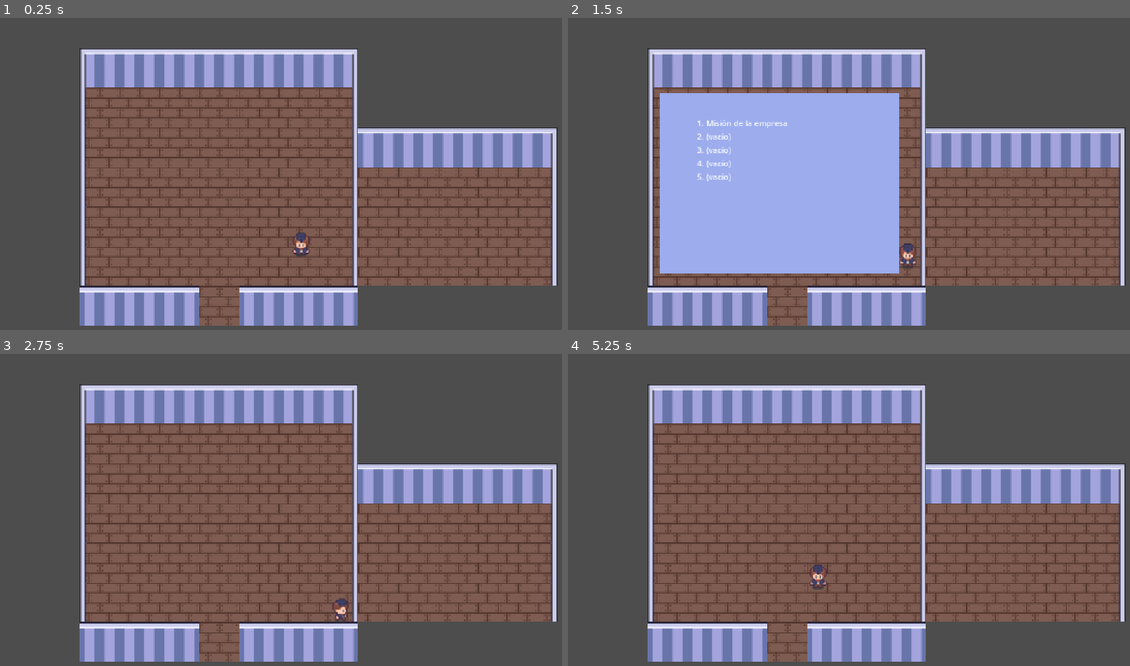
Above: before the commit, frames 1-4 (two rows, left to right).
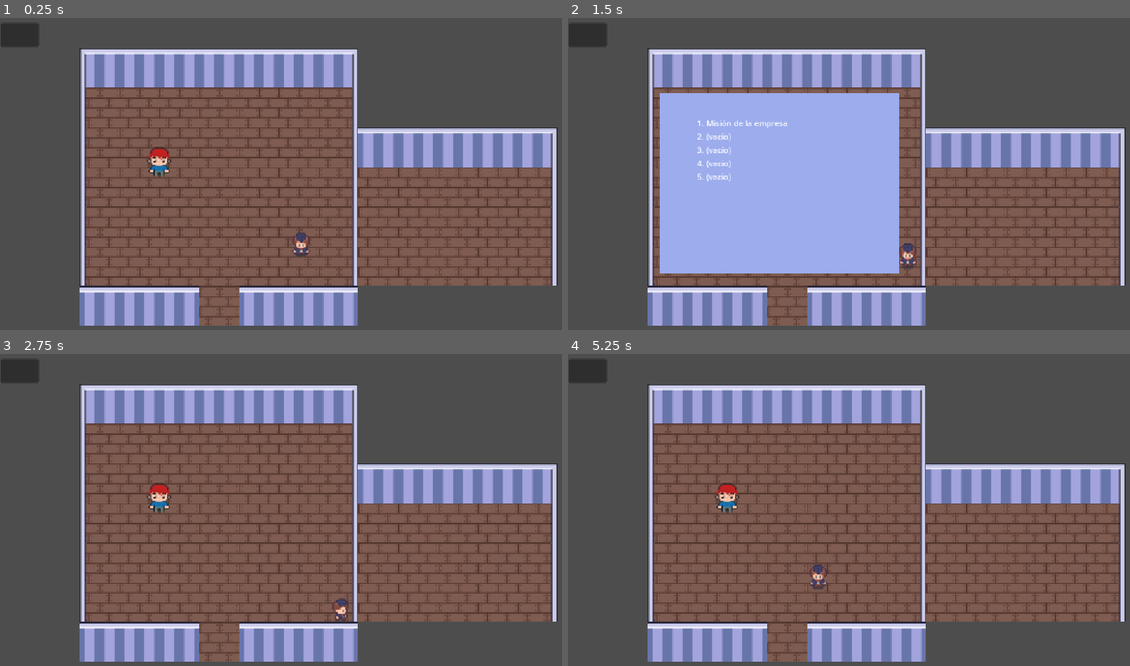
Above: after the commit, the same moments.

Repository: Laura26cal/UNlema
Game: Godot game, scene res://Scenes/Prueba.tscn
The game is run twice, just before and just after one commit, with the same random seed, the same clock (stepped at 60 frames per second) and the same inputs. This scene is started directly instead of the project's main scene.
Inputs:
- Up to frame 1 (0.25 s): no input
- Up to frame 2 (1.5 s): tap Enter (ui_accept) at 0.5, 0.77 s; hold Right (right) 0.53-1.28 s; hold I (libreta) 0.53-1.28 s; hold S (down) from 1.28 s (still down); tap P at 1.35 s
- Up to frame 3 (2.75 s): tap Enter (ui_accept) at 1.52 s; release S (down) at 2.03 s; hold Right (right) from 2.03 s (still down); hold I (libreta) from 2.03 s (still down)
- Up to frame 4 (5.25 s): release Right (right) at 2.78 s; release I (libreta) at 2.78 s; hold W (up) 2.78-3.53 s; tap P at 2.85, 4.35 s; tap Enter (ui_accept) at 3.02, 3.77, 4.25, 4.52, 5 s; hold I (libreta) 3.53-4.28 s; hold Left (left) 3.53-5.03 s; hold S (down) from 5.03 s (still down); hold I (libreta) from 5.03 s (still down)

The runs differ from the first frame. In frame 1, 0.8% of the frame differs, in the area x 0-31%, y 1-51%; in frame 2, 0.5%; in frame 3, 0.8%; in frame 4, 0.8%.

Commit message:
adds an NPC

Diff:
--- /dev/null
+++ b/Scenes/NPC.tscn
@@ -0,0 +1,171 @@
+[gd_scene format=3 uid="uid://bo5acxataio2"]
+
+[ext_resource type="Script" uid="uid://bdoww2dbiv2x2" path="res://Scripts/npc.gd" id="1_tdvfm"]
+[ext_resource type="Texture2D" uid="uid://broci3hfjmsih" path="res://Assets/player/npcEspecial.png" id="2_fo5tq"]
+
+[sub_resource type="AtlasTexture" id="AtlasTexture_7fgga"]
+atlas = ExtResource("2_fo5tq")
+region = Rect2(0, 0, 32, 32)
+
+[sub_resource type="AtlasTexture" id="AtlasTexture_xs5w8"]
+atlas = ExtResource("2_fo5tq")
+region = Rect2(64, 0, 32, 32)
+
+[sub_resource type="AtlasTexture" id="AtlasTexture_17t5b"]
+atlas = ExtResource("2_fo5tq")
+region = Rect2(32, 0, 32, 32)
+
+[sub_resource type="AtlasTexture" id="AtlasTexture_faxwx"]
+atlas = ExtResource("2_fo5tq")
+region = Rect2(96, 0, 32, 32)
+
+[sub_resource type="AtlasTexture" id="AtlasTexture_fcq3e"]
+atlas = ExtResource("2_fo5tq")
+region = Rect2(0, 32, 32, 32)
+
+[sub_resource type="AtlasTexture" id="AtlasTexture_m0lvl"]
+atlas = ExtResource("2_fo5tq")
+region = Rect2(32, 32, 32, 32)
+
+[sub_resource type="AtlasTexture" id="AtlasTexture_xdsde"]
+atlas = ExtResource("2_fo5tq")
+region = Rect2(64, 32, 32, 32)
+
+[sub_resource type="AtlasTexture" id="AtlasTexture_analj"]
+atlas = ExtResource("2_fo5tq")
+region = Rect2(96, 32, 32, 32)
+
+[sub_resource type="AtlasTexture" id="AtlasTexture_epuf7"]
+atlas = ExtResource("2_fo5tq")
+region = Rect2(0, 64, 32, 32)
+
+[sub_resource type="AtlasTexture" id="AtlasTexture_dh6fi"]
+atlas = ExtResource("2_fo5tq")
+region = Rect2(32, 64, 32, 32)
+
+[sub_resource type="AtlasTexture" id="AtlasTexture_6qlrk"]
+atlas = ExtResource("2_fo5tq")
+region = Rect2(64, 64, 32, 32)
+
+[sub_resource type="AtlasTexture" id="AtlasTexture_kmuiu"]
+atlas = ExtResource("2_fo5tq")
+region = Rect2(96, 64, 32, 32)
+
+[sub_resource type="AtlasTexture" id="AtlasTexture_627ns"]
+atlas = ExtResource("2_fo5tq")
+region = Rect2(0, 96, 32, 32)
+
+[sub_resource type="AtlasTexture" id="AtlasTexture_evxu1"]
+atlas = ExtResource("2_fo5tq")
+region = Rect2(32, 96, 32, 32)
+
+[sub_resource type="AtlasTexture" id="AtlasTexture_al2uj"]
+atlas = ExtResource("2_fo5tq")
+region = Rect2(64, 96, 32, 32)
+
+[sub_resource type="AtlasTexture" id="AtlasTexture_4yurw"]
+atlas = ExtResource("2_fo5tq")
+region = Rect2(96, 96, 32, 32)
+
+[sub_resource type="AtlasTexture" id="AtlasTexture_fo5tq"]
+atlas = ExtResource("2_fo5tq")
+region = Rect2(32, 0, 32, 32)
+
+[sub_resource type="SpriteFrames" id="SpriteFrames_xhdf6"]
+animations = [{
+"frames": [{
+"duration": 1.0,
+"texture": SubResource("AtlasTexture_7fgga")
+}, {
+"duration": 1.0,
+"texture": SubResource("AtlasTexture_xs5w8")
+}, {
+"duration": 1.0,
+"texture": SubResource("AtlasTexture_17t5b")
+}, {
+"duration": 1.0,
+"texture": SubResource("AtlasTexture_faxwx")
+}],
+"loop": 1,
+"name": &"abajo",
+"speed": 6.0
+}, {
+"frames": [{
+"duration": 1.0,
+"texture": SubResource("AtlasTexture_fcq3e")
+}, {
+"duration": 1.0,
+"texture": SubResource("AtlasTexture_m0lvl")
+}, {
+"duration": 1.0,
+"texture": SubResource("AtlasTexture_xdsde")
+}, {
+"duration": 1.0,
+"texture": SubResource("AtlasTexture_analj")
+}],
+"loop": 1,
+"name": &"arriba",
+"speed": 6.0
+}, {
+"frames": [{
+"duration": 1.0,
+"texture": SubResource("AtlasTexture_epuf7")
+}, {
+"duration": 1.0,
+"texture": SubResource("AtlasTexture_dh6fi")
+}, {
+"duration": 1.0,
+"texture": SubResource("AtlasTexture_6qlrk")
+}, {
+"duration": 1.0,
+"texture": SubResource("AtlasTexture_kmuiu")
+}],
+"loop": 1,
+"name": &"derecha",
+"speed": 6.0
+}, {
+"frames": [{
+"duration": 1.0,
+"texture": SubResource("AtlasTexture_627ns")
+}, {
+"duration": 1.0,
+"texture": SubResource("AtlasTexture_evxu1")
+}, {
+"duration": 1.0,
+"texture": SubResource("AtlasTexture_al2uj")
+}, {
+"duration": 1.0,
+"texture": SubResource("AtlasTexture_4yurw")
+}],
+"loop": 1,
+"name": &"izquierda",
+"speed": 6.0
+}, {
+"frames": [{
+"duration": 1.0,
+"texture": SubResource("AtlasTexture_fo5tq")
+}],
+"loop": 1,
+"name": &"quieto",
+"speed": 5.0
+}]
+
+[sub_resource type="CircleShape2D" id="CircleShape2D_rymv4"]
+radius = 30.0
+
+[node name="NPC" type="Area2D" unique_id=1619910398]
+script = ExtResource("1_tdvfm")
+
+[node name="AnimatedSprite2D" type="AnimatedSprite2D" parent="." unique_id=55727294]
+sprite_frames = SubResource("SpriteFrames_xhdf6")
+animation = &"quieto"
+
+[node name="CollisionShape2D" type="CollisionShape2D" parent="." unique_id=1581063563]
+shape = SubResource("CircleShape2D_rymv4")
+
+[node name="InteractionPrompt" type="Label" parent="." unique_id=1490741226]
+visible = false
+offset_right = 40.0
+offset_bottom = 23.0
+text = "[E]"
+horizontal_alignment = 1
--- a/Scenes/Prueba.tscn
+++ b/Scenes/Prueba.tscn
@@ -3,6 +3,7 @@
 [ext_resource type="PackedScene" uid="uid://bfusjjvmogk41" path="res://Scenes/player.tscn" id="1_bj1il"]
 [ext_resource type="PackedScene" uid="uid://bgyy8ls1ll46a" path="res://Scenes/Libreta.tscn" id="2_8qtaw"]
 [ext_resource type="Texture2D" uid="uid://bwsld6a66txjg" path="res://tileset casa.png" id="3_bulm4"]
+[ext_resource type="PackedScene" uid="uid://bo5acxataio2" path="res://Scenes/NPC.tscn" id="4_ckhxu"]
 
 [sub_resource type="TileSetAtlasSource" id="TileSetAtlasSource_ckhxu"]
 texture = ExtResource("3_bulm4")
@@ -50,6 +51,10 @@
 [node name="Player" parent="." unique_id=2048675681 instance=ExtResource("1_bj1il")]
 position = Vector2(242, 190)
 
+[node name="NPC" parent="." unique_id=1619910398 instance=ExtResource("4_ckhxu")]
+position = Vector2(128.4, 123.19999)
+scale = Vector2(0.99999994, 0.99999994)
+
 [node name="Libreta" parent="." unique_id=1231893705 instance=ExtResource("2_8qtaw")]
 visible = false
 
@@ -69,3 +74,38 @@
 tile_set = SubResource("TileSet_2w68d")
 y_sort_origin = -10
 rendering_quadrant_size = 32
+
+[node name="DialogueLayer" type="CanvasLayer" parent="." unique_id=1436501774]
+
+[node name="DialogueUI" type="Control" parent="DialogueLayer" unique_id=1078387028]
+layout_mode = 3
+anchors_preset = 0
+offset_right = 40.0
+offset_bottom = 40.0
+
+[node name="DialoguePanel" type="Panel" parent="DialogueLayer/DialogueUI" unique_id=674632047]
+layout_mode = 1
+anchors_preset = -1
+anchor_left = 0.05
+anchor_top = 0.75
+anchor_right = 0.95
+anchor_bottom = 0.95
+offset_right = 40.0
+offset_bottom = 40.0
+
+[node name="MarginContainer" type="MarginContainer" parent="DialogueLayer/DialogueUI/DialoguePanel" unique_id=173837004]
+layout_mode = 0
+offset_right = 40.0
+offset_bottom = 40.0
+
+[node name="VBoxContainer" type="VBoxContainer" parent="DialogueLayer/DialogueUI/DialoguePanel/MarginContainer" unique_id=1288182230]
+layout_mode = 2
+
+[node name="NameLabel" type="Label" parent="DialogueLayer/DialogueUI/DialoguePanel/MarginContainer/VBoxContainer" unique_id=1779311697]
+layout_mode = 2
+
+[node name="DialogueText" type="RichTextLabel" parent="DialogueLayer/DialogueUI/DialoguePanel/MarginContainer/VBoxContainer" unique_id=1371262843]
+layout_mode = 2
+
+[node name="ContinueLabel" type="Label" parent="DialogueLayer/DialogueUI/DialoguePanel/MarginContainer/VBoxContainer" unique_id=492556950]
+layout_mode = 2
--- a/Scenes/player.tscn
+++ b/Scenes/player.tscn
@@ -1,13 +1,13 @@
 [gd_scene format=3 uid="uid://bfusjjvmogk41"]
 
 [ext_resource type="Script" uid="uid://dmvpu4uknhy0v" path="res://Scripts/player.gd" id="1_cvnsp"]
-[ext_resource type="Texture2D" uid="uid://bfpl77j3n7das" path="res://sherlock.png" id="2_3smsa"]
+[ext_resource type="Texture2D" uid="uid://bfpl77j3n7das" path="res://Assets/Characters/Sherlock/sherlock.png" id="2_3smsa"]
 [ext_resource type="Texture2D" uid="uid://broci3hfjmsih" path="res://Assets/player/npcEspecial.png" id="2_6t5aa"]
 [ext_resource type="Script" uid="uid://ba8d6j3qlu5dx" path="res://Scripts/state_machine.gd" id="3_6t5aa"]
-[ext_resource type="Texture2D" uid="uid://b8kdymtqgrrjf" path="res://sherlock1.png" id="4_f1ek2"]
+[ext_resource type="Texture2D" uid="uid://b8kdymtqgrrjf" path="res://Assets/Characters/Sherlock/sherlock1.png" id="4_f1ek2"]
 [ext_resource type="Script" uid="uid://b4ie6dka3o4sy" path="res://Scripts/idle.gd" id="4_vgqql"]
 [ext_resource type="Script" uid="uid://bnw7wbccsq8pl" path="res://Scripts/walk.gd" id="5_fkybt"]
-[ext_resource type="Texture2D" uid="uid://b11t1tnvgpb5f" path="res://sherlock2.png" id="5_tx1dd"]
+[ext_resource type="Texture2D" uid="uid://b11t1tnvgpb5f" path="res://Assets/Characters/Sherlock/sherlock2.png" id="5_tx1dd"]
 [ext_resource type="Script" uid="uid://dem647cq8681y" path="res://Scripts/interactuar.gd" id="6_x3wgy"]
 
 [sub_resource type="AtlasTexture" id="AtlasTexture_wpjfl"]
--- /dev/null
+++ b/Scripts/npc.gd
@@ -0,0 +1,26 @@
+
+extends Area2D
+
+@onready var interaction_prompt: Label = $InteractionPrompt
+
+var jugador_cerca: Player = null
+
+
+func _ready():
+	interaction_prompt.text = "[E]"
+	interaction_prompt.hide()
+
+	body_entered.connect(_on_body_entered)
+	body_exited.connect(_on_body_exited)
+
+
+func _on_body_entered(body):
+	if body is Player:
+		jugador_cerca = body
+		interaction_prompt.show()
+
+
+func _on_body_exited(body):
+	if body == jugador_cerca:
+		jugador_cerca = null
+		interaction_prompt.hide()
Renamed: sherlock.png -> Assets/Characters/Sherlock/sherlock.png
Not shown, changed: Assets/Characters/Sherlock/sherlock.png.import
Renamed: sherlock1.png -> Assets/Characters/Sherlock/sherlock1.png
Not shown, changed: Assets/Characters/Sherlock/sherlock1.png.import
Renamed: sherlock2.png -> Assets/Characters/Sherlock/sherlock2.png
Not shown, changed: Assets/Characters/Sherlock/sherlock2.png.import
Not shown, added: Scripts/npc.gd.uid
